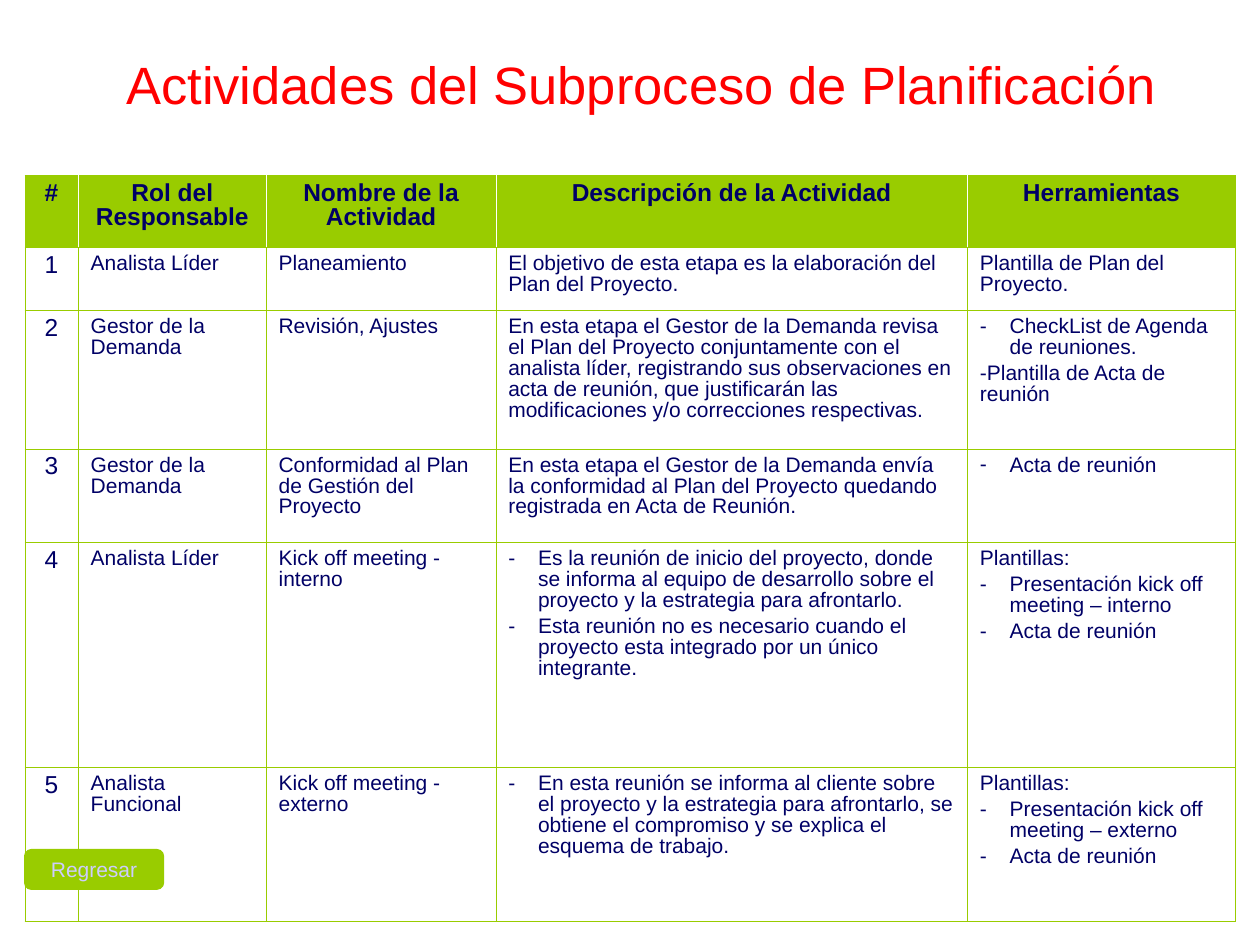
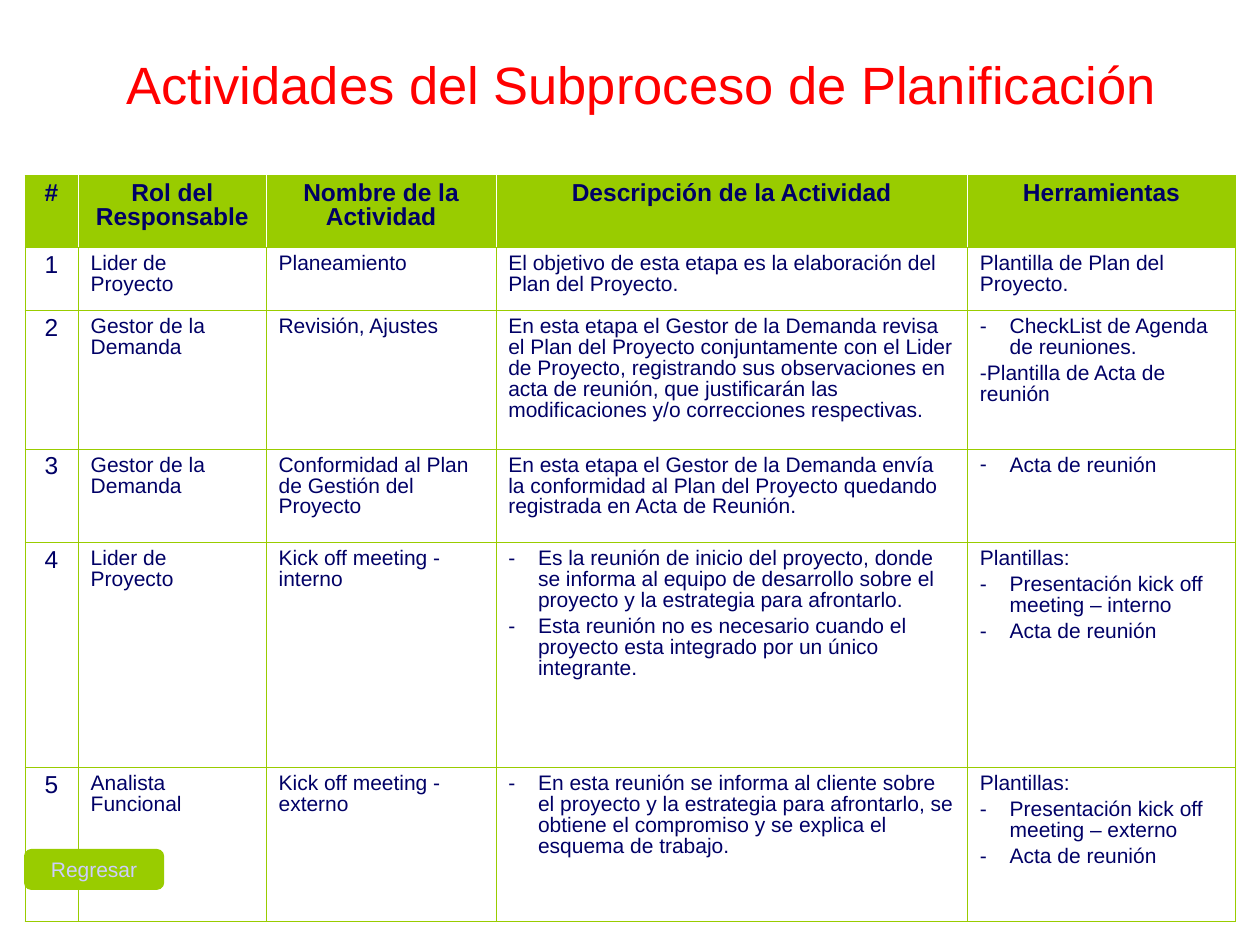
Before and after one commit to cjbensan/sistema-facturacion-inventario, a slide deck: slide 18 of CMMI-Nivel-2/PP-PMC/PGPRO_0.1_2015.ppt (slide 17 before the commit). Drawn at 1260x945 pixels with LibreOffice and Linux fonts; fonts in the diff are those of the drawing; background and template pictures are left out. Boxes give left, top, right and bottom in pixels: in the first picture for what was removed or moved away, otherwise in the second. Text is boxed around its words. In the diff, an @@ line names an element or a change of style, - is before the commit and + after.

```diff
--- a/CMMI-Nivel-2/PP-PMC/PGPRO_0.1_2015.ppt
+++ b/CMMI-Nivel-2/PP-PMC/PGPRO_0.1_2015.ppt
@@ table at <box>25,175,1236,921</box> @@
-row 2, column 2: Analista Líder
+row 2, column 2: Lider de Proyecto
-row 3, column 4: En esta etapa el Gestor de la Demanda revisa el Plan del Proyecto conjuntamente con el analista líder, registrando sus observaciones en acta de reunión, que justificarán las modificaciones y/o correcciones respectivas.
+row 3, column 4: En esta etapa el Gestor de la Demanda revisa el Plan del Proyecto conjuntamente con el Lider de Proyecto, registrando sus observaciones en acta de reunión, que justificarán las modificaciones y/o correcciones respectivas.
-row 5, column 2: Analista Líder
+row 5, column 2: Lider de Proyecto
```
Also in this commit, not shown: 18 other slides changed, 1 slide added, 1 slide removed.
